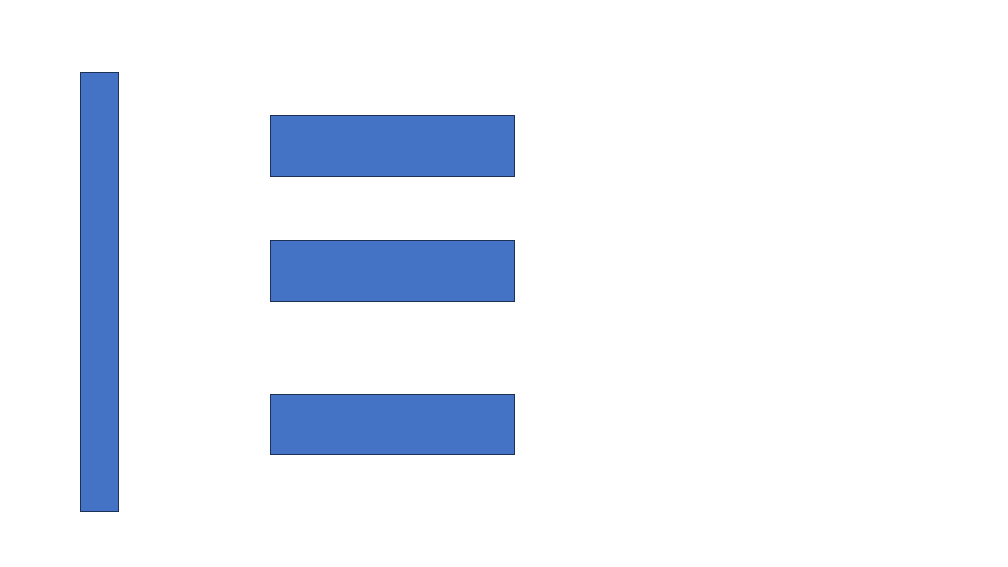
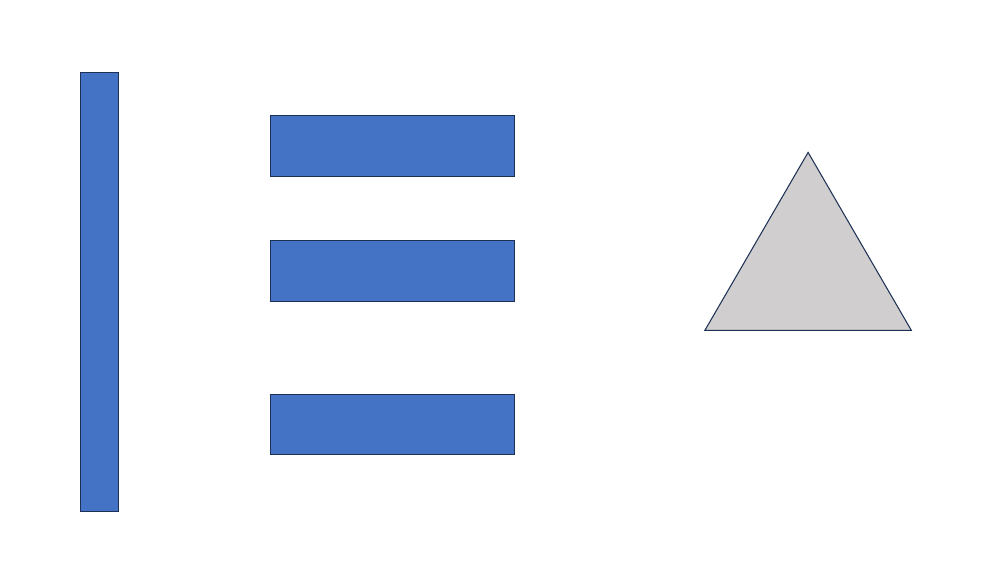
Before and after one commit to YuukiHaraProgramming/msppt-addins, a slide deck: slide 1 of customUI/customUI.pptm. Drawn at 1008x567 pixels with LibreOffice and Linux fonts; fonts in the diff are those of the drawing. Boxes give left, top, right and bottom in pixels: in the first picture for what was removed or moved away, otherwise in the second. Text is boxed around its words. In the diff, an @@ line names an element or a change of style, - is before the commit and + after.

```diff
--- a/customUI/customUI.pptm
+++ b/customUI/customUI.pptm
@@ triangle added at [705, 153, 911, 330], fill #D0CECE, outline #1E3256 1 pt @@
```
Also in this commit, not shown: 4 other files.
